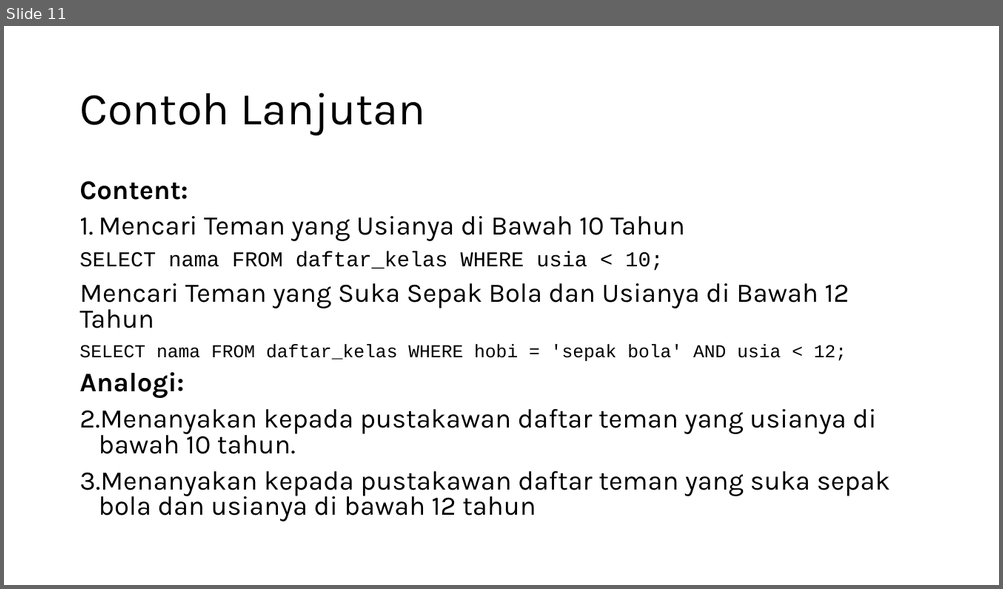
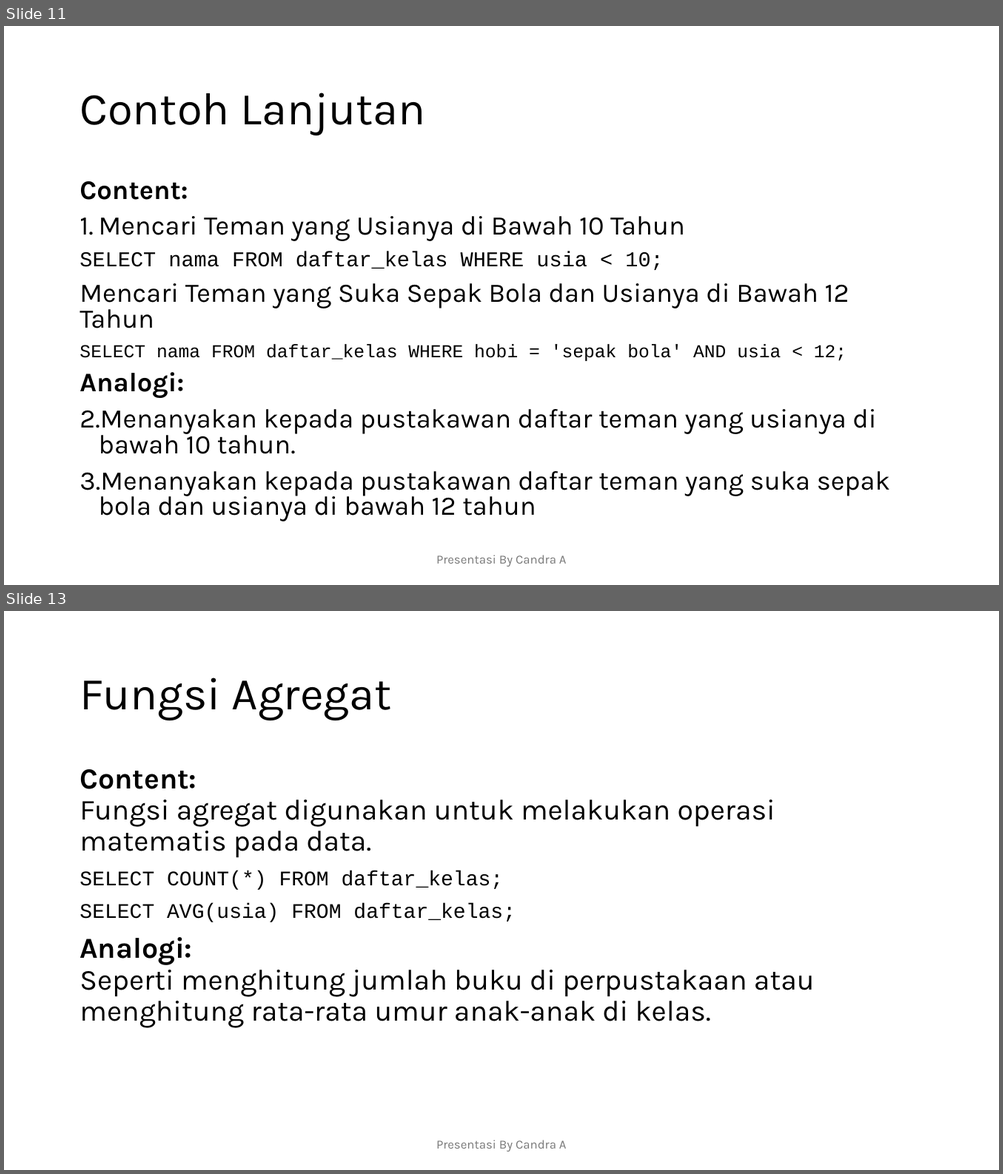
Before and after one commit to candraananta/querycoursecandra, a slide deck: Presentasi Materi Basic Query.pptx. Shown one above the other, each under a label of ours: slide 11 before the commit, slides 11 and 13 after it; the slides between them are not shown. The pictures are 1003x589 and 1003x1174 pixels, drawn with LibreOffice and Linux fonts; fonts in the diff are those of the drawing. Boxes give left, top, right and bottom in pixels: in the first picture for what was removed or moved away, otherwise in the second. Text is boxed around its words. In the diff, an @@ line names an element or a change of style, - is before the commit and + after.

```diff
--- a/Presentasi Materi Basic Query.pptx
+++ b/Presentasi Materi Basic Query.pptx
@@ slide 13 added at (4,611,999,1170), background #FFFFFF @@
@@ title added at (79,678,392,721), 44 pt, text #000000 @@
+Fungsi Agregat
@@ text added at (79,769,814,1028), 28 pt, text #000000 @@
+Content:
+Fungsi agregat digunakan untuk melakukan operasi matematis pada data.
+SELECT COUNT(*) FROM daftar_kelas;
+SELECT AVG(usia) FROM daftar_kelas;
+Analogi:
+Seperti menghitung jumlah buku di perpustakaan atau menghitung rata-rata umur anak-anak di kelas.
@@ text added at (436,1140,566,1152), 12 pt, text #797979 @@
+Presentasi By Candra A
@@ slide 11 changed as well @@
@@ text added at (436,555,566,567), 12 pt, text #797979 @@
+Presentasi By Candra A
```
Also in this commit, not shown: 15 other slides changed, 3 other slides added.
